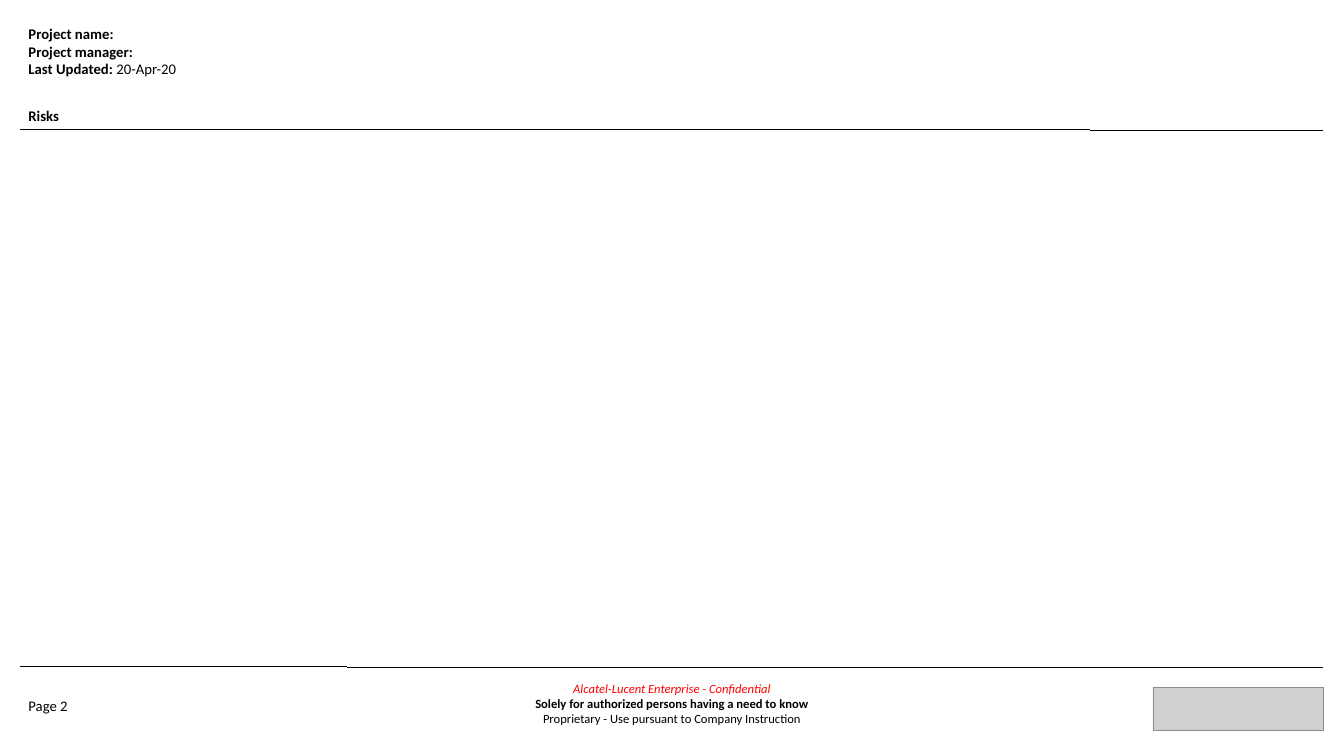
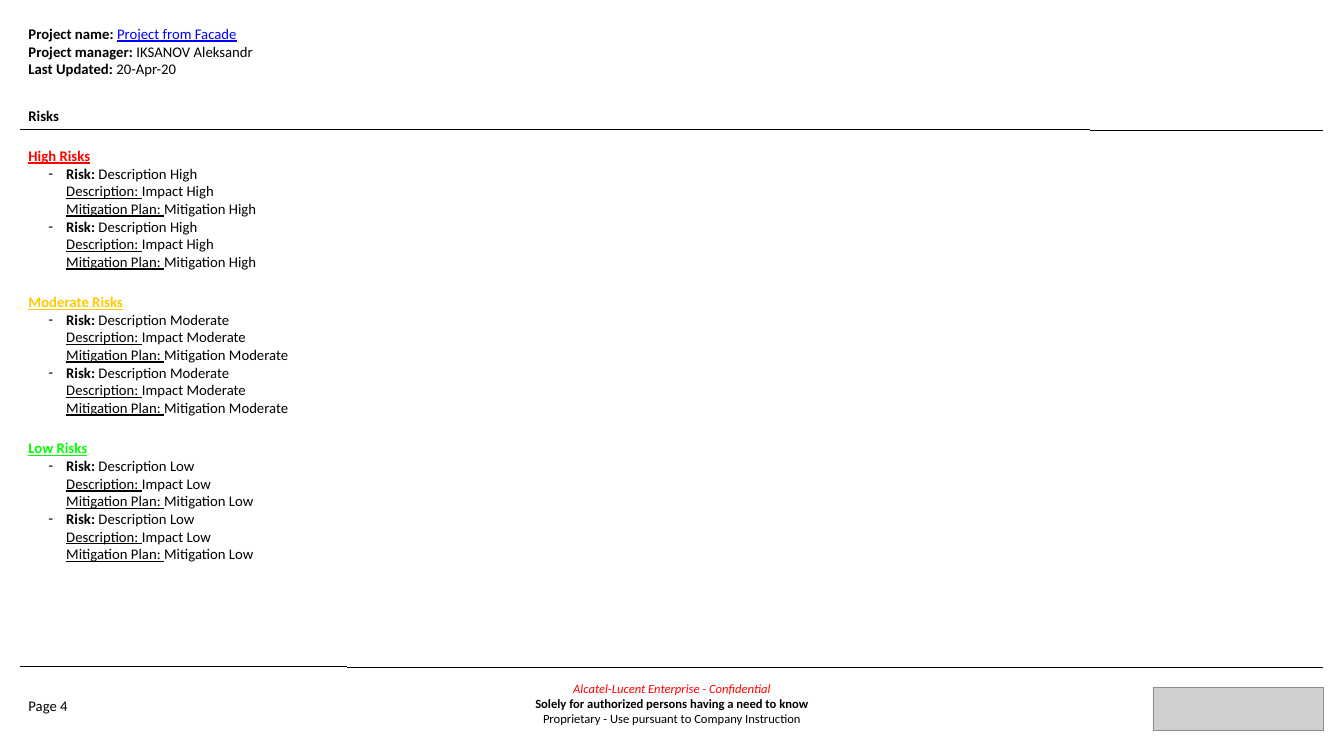
Before and after one commit to TheDiamondDoge/management_board_file_processors, a slide deck: slide 4 of html-to-ppt/createMultipageCustomizablePpt.pptx (slide 2 before the commit). Drawn at 1344x756 pixels with LibreOffice and Linux fonts; fonts in the diff are those of the drawing; grey boxes stand for pictures. Boxes give left, top, right and bottom in pixels: in the first picture for what was removed or moved away, otherwise in the second. Text is boxed around its words. In the diff, an @@ line names an element or a change of style, - is before the commit and + after.

```diff
--- a/html-to-ppt/createMultipageCustomizablePpt.pptx
+++ b/html-to-ppt/createMultipageCustomizablePpt.pptx
@@ text at box(28, 28, 253, 77): text changed; bold off @@
-Project name:
-Project manager:
-Last Updated: 20-Apr-20
+Project name: Project from Facade
+Project manager: IKSANOV Aleksandr
+Last Updated: 20-Apr-20
@@ text added at box(28, 150, 288, 562), 14 pt, text #000000 @@
+High Risks
+  – Risk: Description High
+    Description: Impact High
+    Mitigation Plan: Mitigation High
+  – Risk: Description High
+    Description: Impact High
+    Mitigation Plan: Mitigation High
+Moderate Risks
+  – Risk: Description Moderate
+    Description: Impact Moderate
+    Mitigation Plan: Mitigation Moderate
+  – Risk: Description Moderate
+    Description: Impact Moderate
+    Mitigation Plan: Mitigation Moderate
+Low Risks
+  – Risk: Description Low
+    Description: Impact Low
+    Mitigation Plan: Mitigation Low
+  – Risk: Description Low
+    Description: Impact Low
+    Mitigation Plan: Mitigation Low
@@ text at box(28, 701, 67, 714): text changed @@
-Page 2
+Page 4
```
Also in this commit, not shown: 3 other slides changed, 3 slides added, 4 other files.
